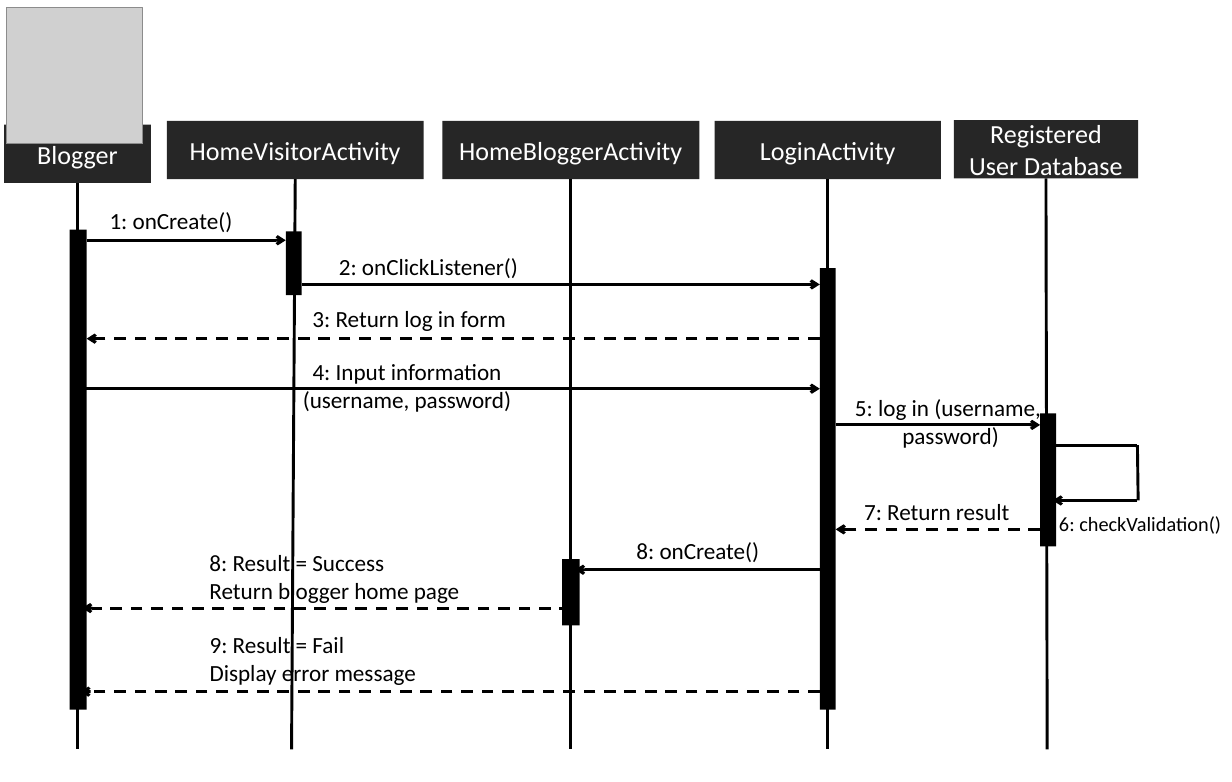
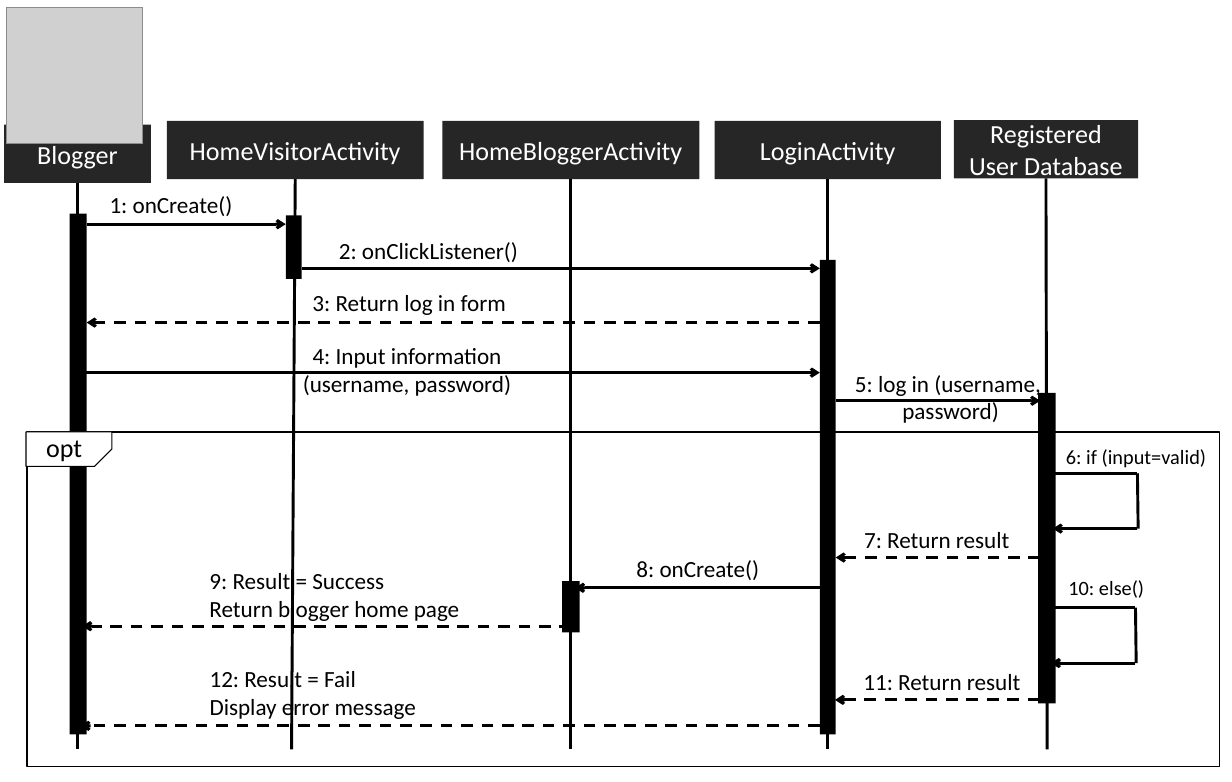
Before and after one commit to asciidaitoon/HanDIYcraft, a slide deck: slide 2 of Design/SQ mobile.pptx. Drawn at 1232x782 pixels with LibreOffice and Linux fonts; fonts in the diff are those of the drawing; grey boxes stand for pictures. Boxes give left, top, right and bottom in pixels: in the first picture for what was removed or moved away, otherwise in the second. Text is boxed around its words. In the diff, an @@ line names an element or a change of style, - is before the commit and + after.

```diff
--- a/Design/SQ mobile.pptx
+++ b/Design/SQ mobile.pptx
@@ rectangle: place and size @@
-rectangle at box(70, 230, 87, 709)
+rectangle at box(70, 214, 87, 734)
@@ rectangle: place and size @@
-rectangle at box(820, 268, 836, 709)
+rectangle at box(820, 260, 836, 734)
@@ 4 texts, 4 arrows, 1 rectangle: place and size @@
-4 texts, 4 arrows, 1 rectangle at box(77, 212, 820, 412)
+4 texts, 4 arrows, 1 rectangle at box(77, 196, 820, 396)
@@ text "5: log in (username,": place and size @@
-text "5: log in (username," at box(855, 399, 1041, 448)
+text "5: log in (username," at box(855, 375, 1041, 423)
@@ arrow moved from (836, 426) - (1040, 426) to (836, 401) - (1040, 401) @@
@@ rectangle: place and size @@
-rectangle at box(1040, 414, 1056, 548)
+rectangle at box(1038, 393, 1056, 704)
@@ rectangle added at box(27, 432, 1219, 767), outline #000000 1 pt @@
@@ snip rect added at box(27, 432, 112, 467), fill #FFFFFF, outline #000000 0.75 pt @@
@@ text added at box(46, 440, 82, 462), 18 pt, text #000000 @@
+opt
@@ text at box(1066, 449, 1206, 468): text changed @@
-6: checkValidation()
+6: if (input=valid)
@@ 2 arrows, 2 lines, 1 text: place and size @@
-2 arrows, 2 lines, 1 text at box(836, 445, 1138, 530)
+2 arrows, 2 lines, 1 text at box(836, 474, 1138, 558)
@@ text at box(209, 573, 384, 589): text changed @@
-8: Result = Success
+9: Result = Success
@@ rectangle: place and size @@
-rectangle at box(562, 559, 580, 626)
+rectangle at box(562, 581, 580, 632)
@@ text added at box(1068, 580, 1144, 598), 14 pt, text #000000 @@
+10: else()
@@ 2 texts, 2 arrows: place and size @@
-2 texts, 2 arrows at box(82, 542, 834, 608)
+2 texts, 2 arrows at box(82, 560, 834, 627)
@@ line added from (1136, 608) to (1050, 608), #000000 2 pt @@
@@ line added from (1136, 663) to (1136, 608), #000000 2 pt @@
@@ text "12: Result = Fail": place and size @@
-text "12: Result = Fail" at box(210, 637, 416, 687)
+text "12: Result = Fail" at box(210, 668, 416, 722)
@@ text at box(210, 668, 356, 694): text changed @@
-9: Result = Fail
+12: Result = Fail
@@ text added at box(863, 674, 1020, 690), 16 pt, text #000000 @@
+11: Return result
@@ arrow added from (1136, 663) to (1050, 663), #000000 2 pt @@
@@ arrow added from (1039, 700) to (835, 700), #000000 2 pt dashed @@
@@ arrow moved from (820, 692) - (80, 692) to (820, 726) - (80, 726) @@
```
Also in this commit, not shown: 6 other slides changed, 30 other files.
